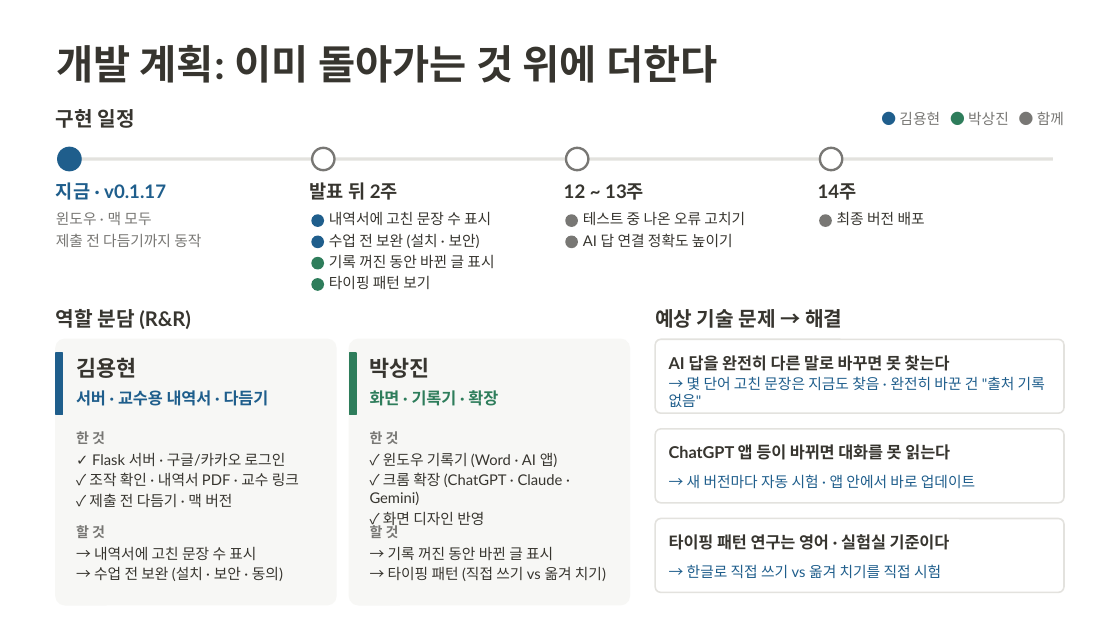
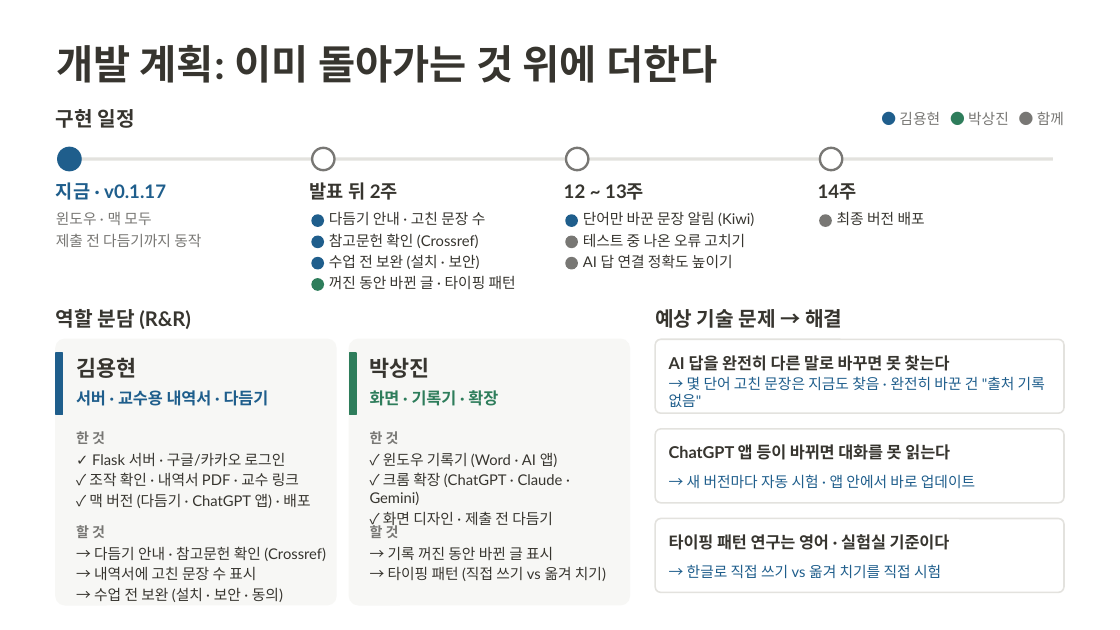
Before and after one commit to 20233014-KYH/trace, a slide deck: slide 13 of deck/중간발표_김용현.pptx (slide 12 before the commit). Drawn at 1120x630 pixels with LibreOffice and Linux fonts; fonts in the diff are those of the drawing. Boxes give left, top, right and bottom in pixels: in the first picture for what was removed or moved away, otherwise in the second. Text is boxed around its words. In the diff, an @@ line names an element or a change of style, - is before the commit and + after.

```diff
--- a/deck/중간발표_김용현.pptx
+++ b/deck/중간발표_김용현.pptx
@@ text at [329, 212, 486, 225]: text changed @@
-내역서에 고친 문장 수 표시
+다듬기 안내 · 고친 문장 수
@@ text added at [329, 233, 479, 248], 9.5 pt, text #37352F @@
+참고문헌 확인 (Crossref)
@@ ellipse added at [566, 215, 577, 226], fill #1F5E8C, outline #1F5E8C 1 pt @@
@@ text added at [583, 211, 754, 226], 9.5 pt, text #37352F @@
+단어만 바꾼 문장 알림 (Kiwi)
@@ ellipse at [312, 258, 324, 269]: fill #2E7D5B to #1F5E8C; outline #2E7D5B 1 pt to #1F5E8C 1 pt @@
@@ ellipse: place and size @@
-ellipse at [566, 215, 577, 226]
+ellipse at [566, 258, 577, 269]
@@ 3 texts: place and size @@
-3 texts at [329, 211, 745, 248]
+3 texts at [329, 233, 745, 269]
@@ text at [329, 276, 516, 289]: text changed @@
-기록 꺼진 동안 바뀐 글 표시
+꺼진 동안 바뀐 글 · 타이핑 패턴
@@ text removed at [329, 275, 430, 289] @@
-타이핑 패턴 보기
@@ text at [89, 493, 310, 508]: text changed @@
-✓ 제출 전 다듬기 · 맥 버전
+✓ 맥 버전 (다듬기 · ChatGPT 앱) · 배포
@@ text at [383, 511, 553, 528]: text changed @@
-✓ 화면 디자인 반영
+✓ 화면 디자인 · 제출 전 다듬기
@@ text at [94, 546, 326, 561]: paragraph added @@
+→ 다듬기 안내 · 참고문헌 확인 (Crossref)
```
Also in this commit, not shown: 1 other slide changed, 2 slides added, 8 other files.
